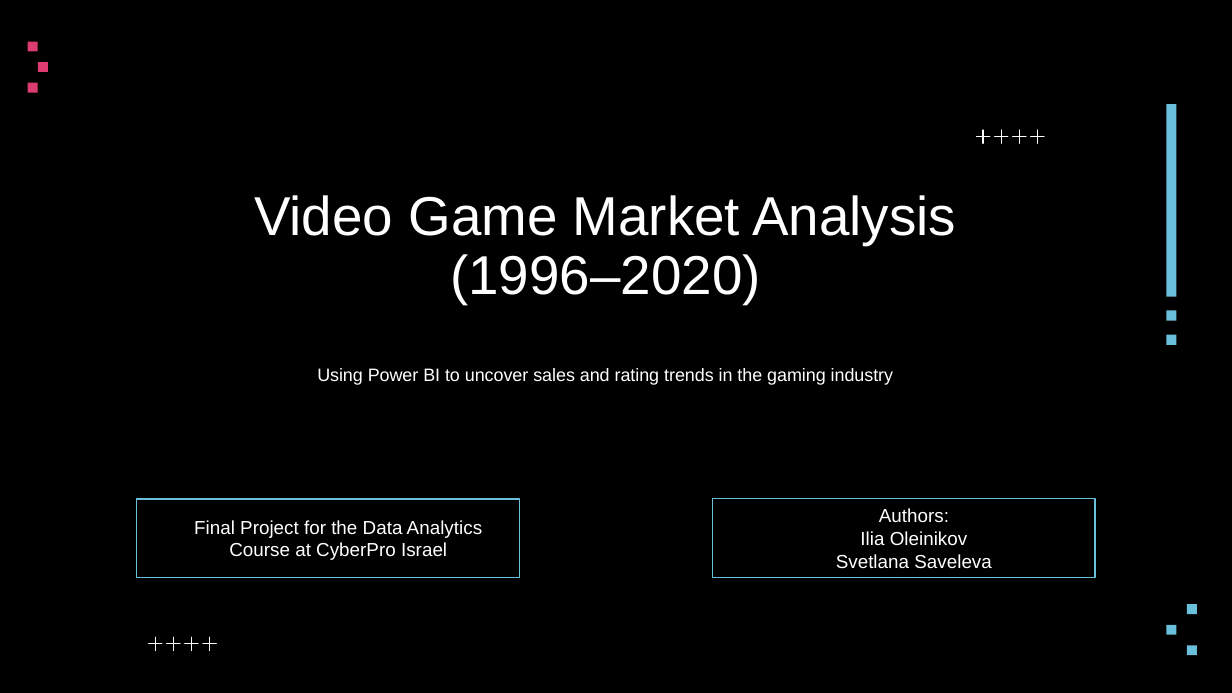
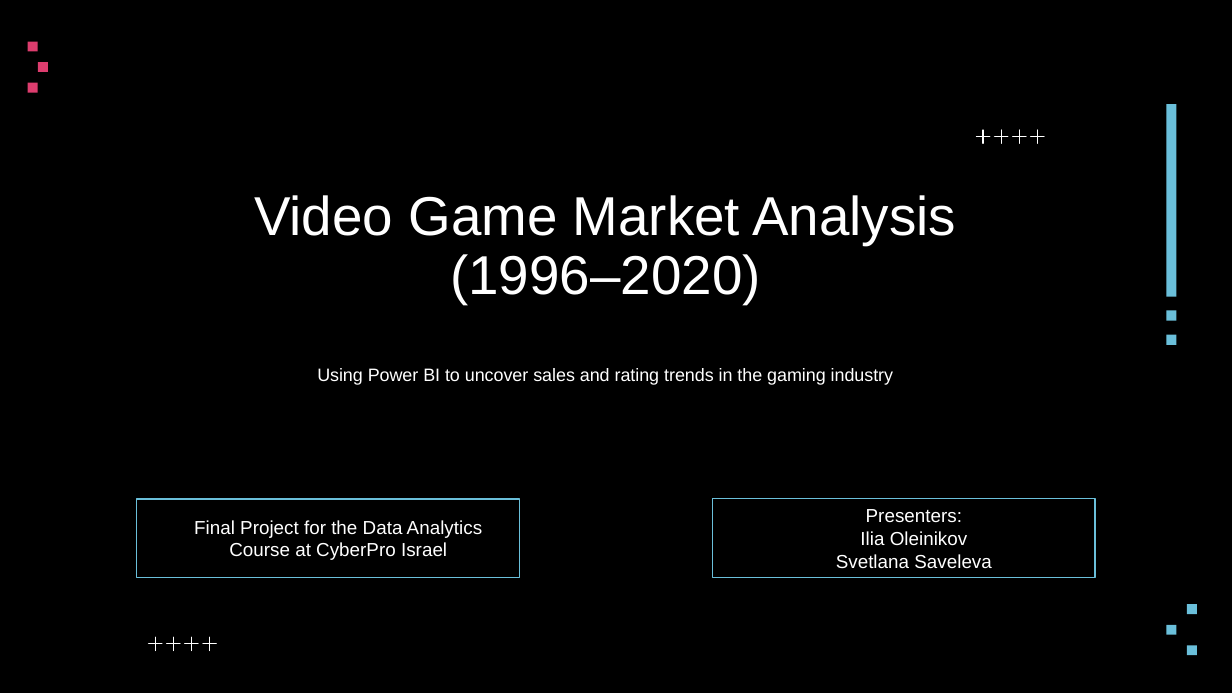
Before and after one commit to ilvadol/cypro_finalproject, a slide deck: slide 1 of Video Game Market Analys.pptx. Drawn at 1232x693 pixels with LibreOffice and Linux fonts; fonts in the diff are those of the drawing; background and template pictures are left out. Boxes give left, top, right and bottom in pixels: in the first picture for what was removed or moved away, otherwise in the second. Text is boxed around its words. In the diff, an @@ line names an element or a change of style, - is before the commit and + after.

```diff
--- a/Video Game Market Analys.pptx
+++ b/Video Game Market Analys.pptx
@@ text in rectangle at [866,509,962,523]: text changed @@
-Authors:
+Presenters:
```
Also in this commit, not shown: 1 other slide changed, 1 slide added.
